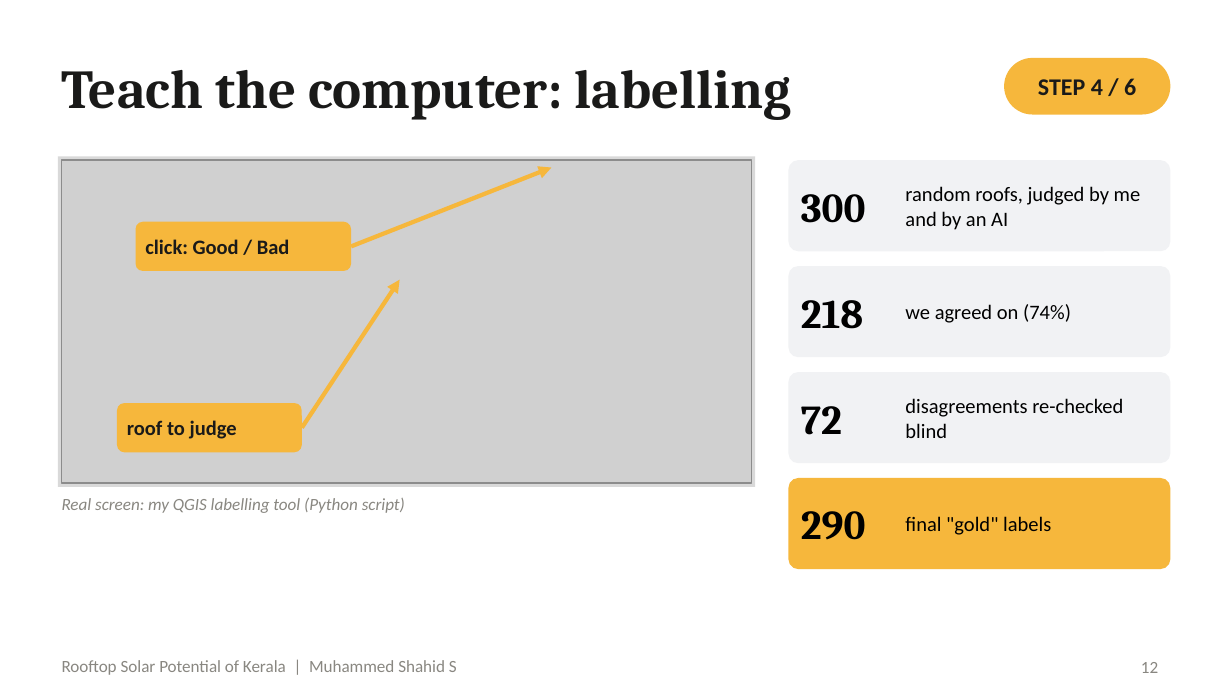
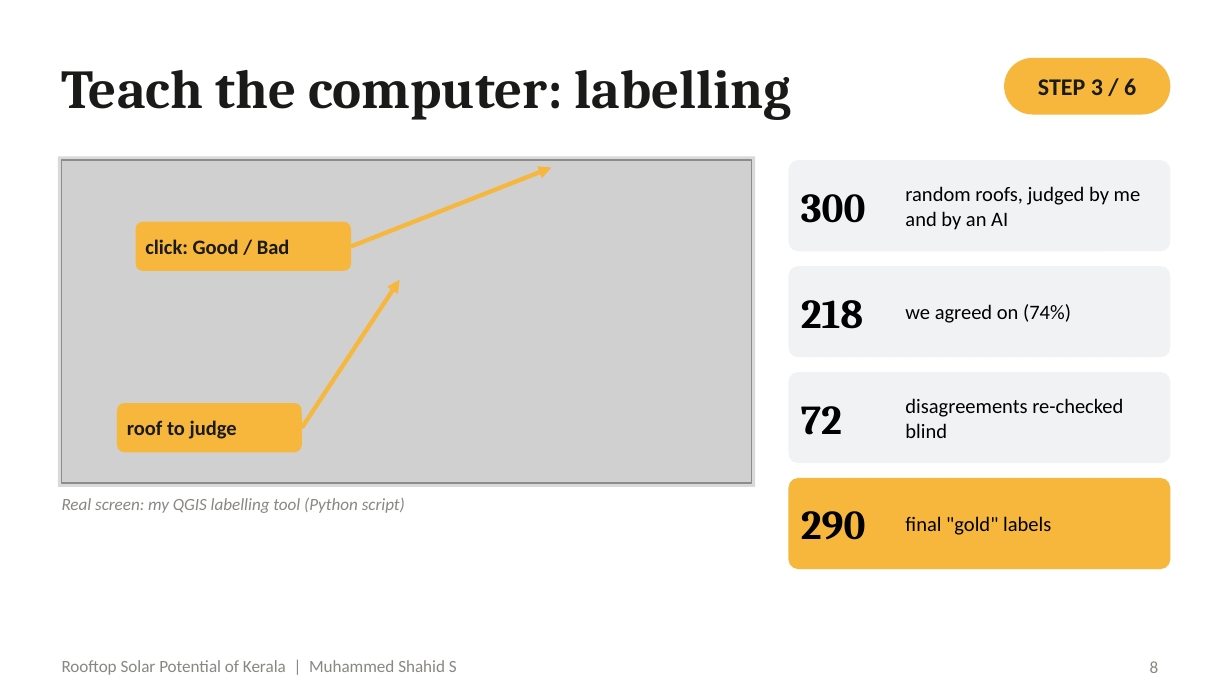
Before and after one commit to muhammedshahidsds25-collab/kerala-rooftop-solar, a slide deck: slide 8 of presentation/Rooftop_Solar_Kerala_Final.pptx (slide 12 before the commit). Drawn at 1232x693 pixels with LibreOffice and Linux fonts; fonts in the diff are those of the drawing; grey boxes stand for pictures. Boxes give left, top, right and bottom in pixels: in the first picture for what was removed or moved away, otherwise in the second. Text is boxed around its words. In the diff, an @@ line names an element or a change of style, - is before the commit and + after.

```diff
--- a/presentation/Rooftop_Solar_Kerala_Final.pptx
+++ b/presentation/Rooftop_Solar_Kerala_Final.pptx
@@ text at (1038,78,1136,95): text changed @@
-STEP 4 / 6
+STEP 3 / 6
@@ page number at (1150,661,1159,673): text changed @@
-12
+8
```
Also in this commit, not shown: 9 other slides changed, 2 slides added, 4 slides removed, 23 other files.
